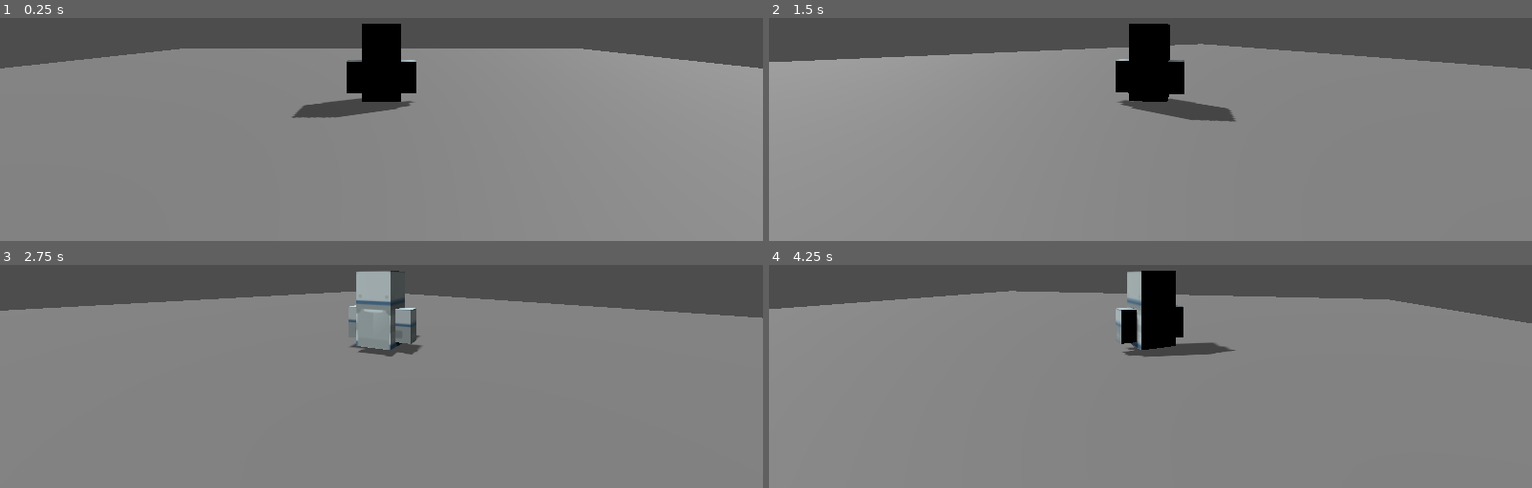
Above: before the commit, frames 1-4 (two rows, left to right).
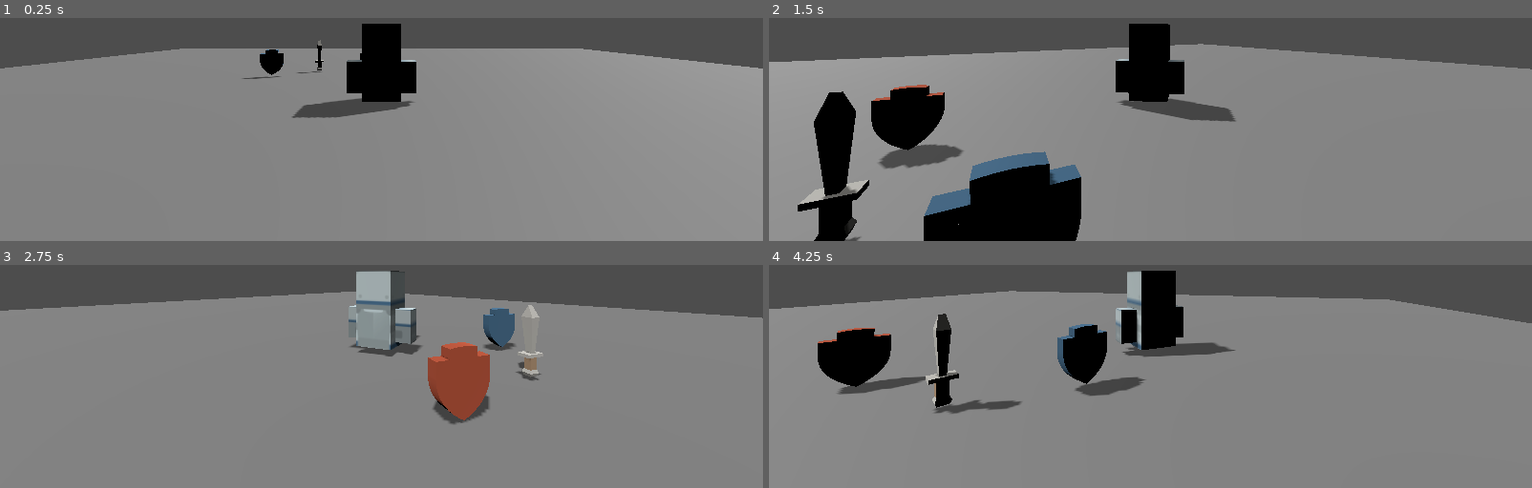
Above: after the commit, the same moments.

Repository: JaeMark/SwordswornCustodian
Game: Godot game, scene res://Maps/Castle.tscn
Same seed, same stepped clock (60 frames per second), same inputs: the game is played once before the commit and once after it.
Inputs:
- Up to frame 1 (0.25 s): no input
- Up to frame 2 (1.5 s): hold D (right) 0.53-1.28 s; tap Space (jump) at 0.77 s; hold S (back) from 1.28 s (still down)
- Up to frame 3 (2.75 s): tap Space (jump) at 1.52 s; release S (back) at 2.03 s; hold D (right) from 2.03 s (still down)
- Up to frame 4 (4.25 s): release D (right) at 2.78 s; hold W (forward) 2.78-3.53 s; tap Space (jump) at 3.02, 3.77 s; hold A (left) from 3.53 s (still down)

The runs differ from the first frame. In frame 1, 0.4% of the frame differs, in the area x 31-48%, y 9-28%; in frame 2, 12%, in the area x 3-41%, y 29-100%; in frame 3, 3.4%; in frame 4, 5.3%.

Commit message:
Made scenes for collectables

Diff:
--- a/Collectables/BlueShield.tscn
+++ b/Collectables/BlueShield.tscn
@@ -11,5 +11,5 @@
 [node name="MeshInstance3D" parent="." index="0"]
 mesh = ExtResource("2_mlx4p")
 
-[node name="CollisionShape3D" parent="MeshInstance3D/StaticBody3D" index="0"]
-shape = SubResource("BoxShape3D_87scq")
+[node name="CollisionShape3D" parent="." index="1"]
+shape = SubResource("BoxShape3D_ab178")
--- a/Collectables/Colllectable.tscn
+++ b/Collectables/Colllectable.tscn
@@ -1,9 +1,11 @@
-[gd_scene format=3 uid="uid://dyh3wo7o1f6dv"]
+[gd_scene load_steps=2 format=3 uid="uid://dyh3wo7o1f6dv"]
 
-[node name="Collectable" type="Node3D"]
+[ext_resource type="Script" path="res://Scripts/Colllectable.gd" id="1_j37h5"]
+
+[node name="Collectable" type="Area3D"]
+collision_mask = 2
+script = ExtResource("1_j37h5")
 
 [node name="MeshInstance3D" type="MeshInstance3D" parent="."]
 
-[node name="StaticBody3D" type="StaticBody3D" parent="MeshInstance3D"]
-
-[node name="CollisionShape3D" type="CollisionShape3D" parent="MeshInstance3D/StaticBody3D"]
+[node name="CollisionShape3D" type="CollisionShape3D" parent="."]
--- a/Collectables/RedShield.tscn
+++ b/Collectables/RedShield.tscn
@@ -11,5 +11,5 @@
 [node name="MeshInstance3D" parent="." index="0"]
 mesh = ExtResource("2_f52xr")
 
-[node name="CollisionShape3D" parent="MeshInstance3D/StaticBody3D" index="0"]
-shape = SubResource("BoxShape3D_4ckd0")
+[node name="CollisionShape3D" parent="." index="1"]
+shape = SubResource("BoxShape3D_p2edw")
--- a/Collectables/Sword.tscn
+++ b/Collectables/Sword.tscn
@@ -3,14 +3,14 @@
 [ext_resource type="PackedScene" uid="uid://dyh3wo7o1f6dv" path="res://Collectables/Colllectable.tscn" id="1_rwyna"]
 [ext_resource type="ArrayMesh" uid="uid://c02h2skhc78p3" path="res://Assets/Models/sword.obj" id="2_ve14m"]
 
-[sub_resource type="BoxShape3D" id="BoxShape3D_k24pb"]
-size = Vector3(1, 3.7, 1)
+[sub_resource type="BoxShape3D" id="BoxShape3D_tw8rb"]
+size = Vector3(1, 3.75, 1)
 
 [node name="Collectable" instance=ExtResource("1_rwyna")]
 
 [node name="MeshInstance3D" parent="." index="0"]
 mesh = ExtResource("2_ve14m")
 
-[node name="CollisionShape3D" parent="MeshInstance3D/StaticBody3D" index="0"]
-transform = Transform3D(1, 0, 0, 0, 1, 0, 0, 0, 1, 0, 1.16026, 0)
-shape = SubResource("BoxShape3D_k24pb")
+[node name="CollisionShape3D" parent="." index="1"]
+transform = Transform3D(1, 0, 0, 0, 1, 0, 0, 0, 1, 0, 1.14745, 0)
+shape = SubResource("BoxShape3D_tw8rb")
--- a/Maps/Castle.tscn
+++ b/Maps/Castle.tscn
@@ -1,6 +1,9 @@
-[gd_scene load_steps=4 format=3 uid="uid://bigohgss0sb1m"]
+[gd_scene load_steps=7 format=3 uid="uid://bigohgss0sb1m"]
 
 [ext_resource type="PackedScene" uid="uid://chordaknnkt4w" path="res://Player/Player.tscn" id="1_q2bx6"]
+[ext_resource type="PackedScene" uid="uid://2nomv2ixafjf" path="res://Collectables/Sword.tscn" id="2_mr0f7"]
+[ext_resource type="PackedScene" uid="uid://cot8b6v6337jx" path="res://Collectables/BlueShield.tscn" id="3_ynq0x"]
+[ext_resource type="PackedScene" uid="uid://28uw4na4udj0" path="res://Collectables/RedShield.tscn" id="4_d36h0"]
 
 [sub_resource type="BoxShape3D" id="BoxShape3D_og2ie"]
 size = Vector3(100, 1, 100)
@@ -26,3 +29,14 @@
 transform = Transform3D(-0.422618, -0.694272, 0.582563, 0, 0.642788, 0.766044, -0.906308, 0.323744, -0.271654, 0, 0, 0)
 shadow_enabled = true
 shadow_opacity = 0.75
+
+[node name="Collectable" parent="." instance=ExtResource("2_mr0f7")]
+transform = Transform3D(1, 0, 0, 0, 1, 0, 0, 0, 1, -7.53409, 1.35749, -13.9399)
+collision_mask = 3
+
+[node name="Collectable2" parent="." instance=ExtResource("3_ynq0x")]
+transform = Transform3D(1, 0, 0, 0, 1, 0, 0, 0, 1, -11.9033, 2.24528, -10.4233)
+collision_mask = 3
+
+[node name="Collectable3" parent="." instance=ExtResource("4_d36h0")]
+transform = Transform3D(1, 0, 0, 0, 1, 0, 0, 0, 1, -1.31428, 2.04095, -13.5019)
--- a/Player/Player.tscn
+++ b/Player/Player.tscn
@@ -8,6 +8,7 @@
 height = 6.5
 
 [node name="Player" type="CharacterBody3D"]
+collision_layer = 3
 script = ExtResource("1_dpykx")
 
 [node name="CollisionShape3D" type="CollisionShape3D" parent="."]
--- /dev/null
+++ b/Scripts/Colllectable.gd
@@ -0,0 +1,12 @@
+extends Area3D
+
+@export var rotation_speed = 1.0
+
+@onready var spring_arm = $MeshInstance3D
+
+func _on_body_entered(body):
+	$MeshInstance3D.queue_free()
+
+# Called every frame. 'delta' is the elapsed time since the previous frame.
+func _process(delta):
+	rotate_y(rotation_speed * delta) # Rotation
Not shown: 1 places in Collectables/BlueShield.tscn that only renumber resources
Not shown: 1 places in Collectables/RedShield.tscn that only renumber resources
